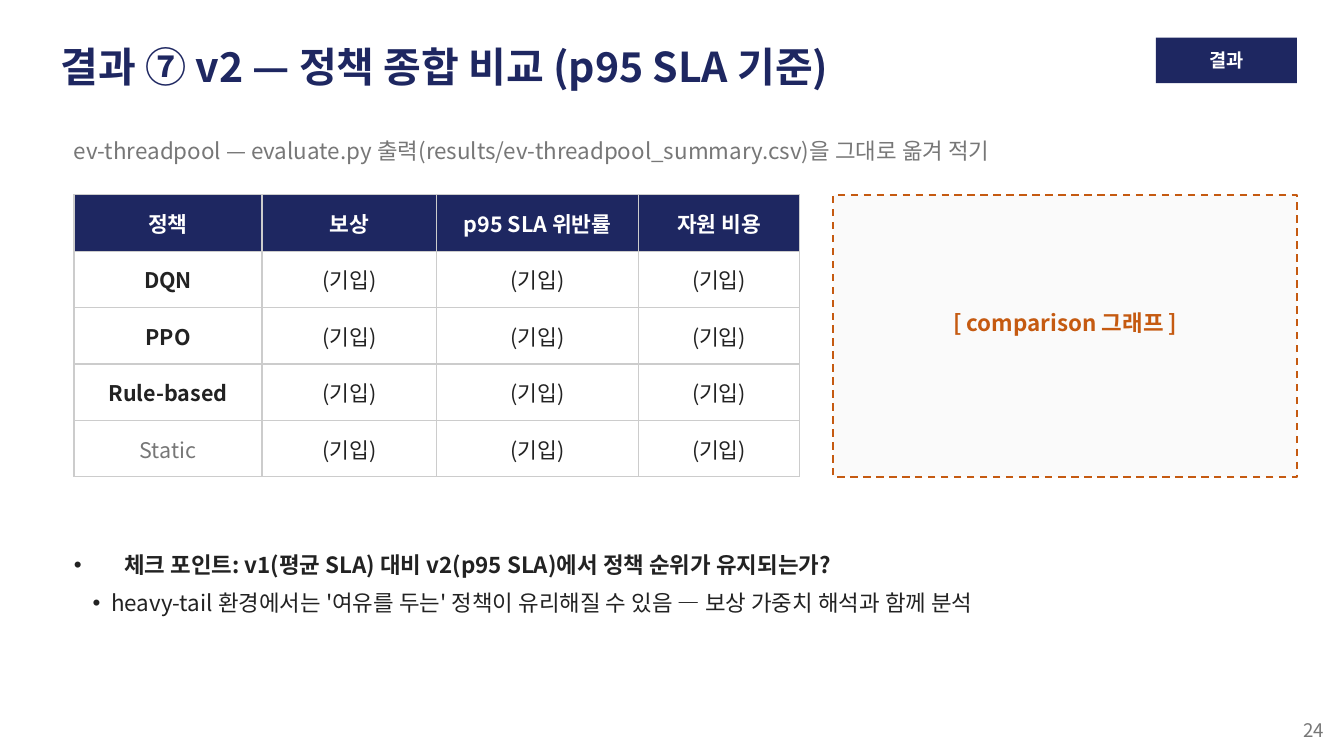
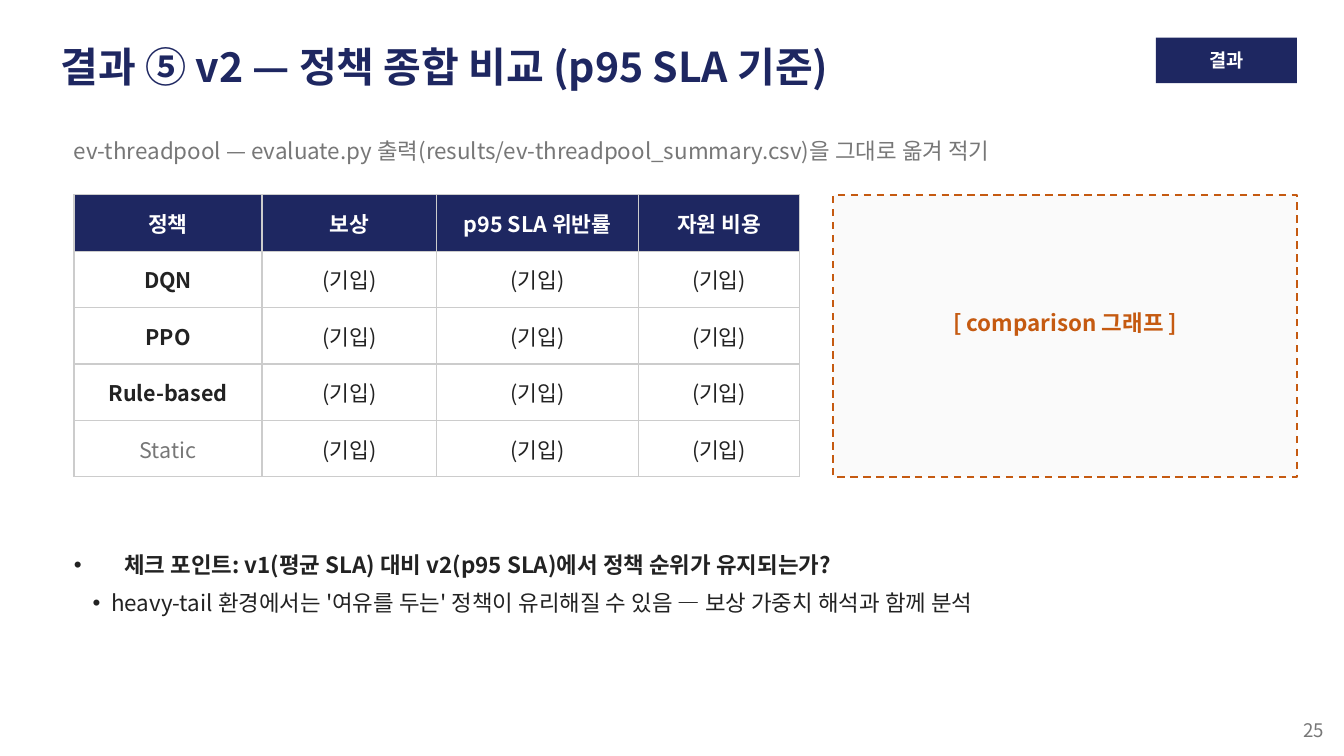
Before and after one commit to zzangdol1029/reinforce, a slide deck: slide 25 of autoscaling-rl/autoscaling_rl_발표.pptx (slide 24 before the commit). Drawn at 1344x756 pixels with LibreOffice and Linux fonts; fonts in the diff are those of the drawing. Boxes give left, top, right and bottom in pixels: in the first picture for what was removed or moved away, otherwise in the second. Text is boxed around its words. In the diff, an @@ line names an element or a change of style, - is before the commit and + after.

```diff
--- a/autoscaling-rl/autoscaling_rl_발표.pptx
+++ b/autoscaling-rl/autoscaling_rl_발표.pptx
@@ text at [60, 47, 829, 91]: text changed @@
-결과 ⑦ v2 — 정책 종합 비교 (p95 SLA 기준)
+결과 ⑤ v2 — 정책 종합 비교 (p95 SLA 기준)
@@ text at [1303, 723, 1324, 737]: text changed @@
-24
+25
```
Also in this commit, not shown: 26 other slides changed, 1 slide added, 3 other files.
